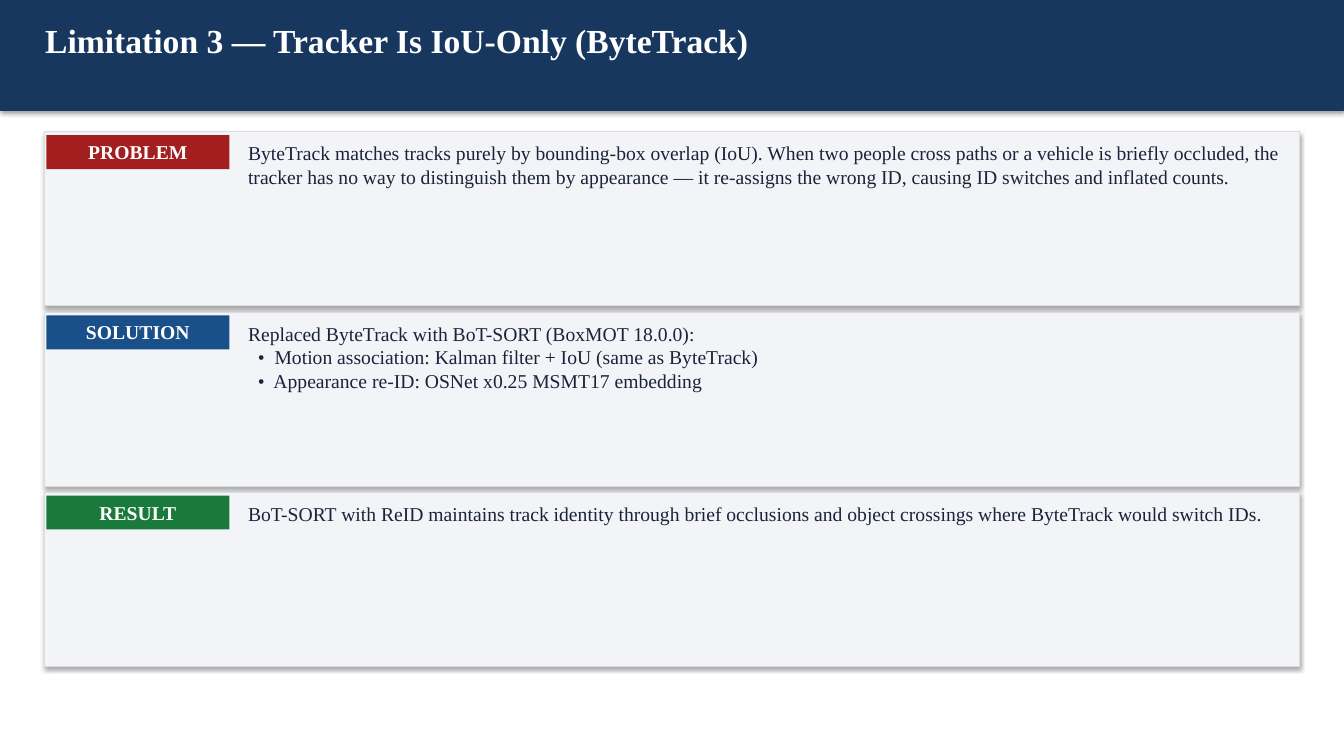
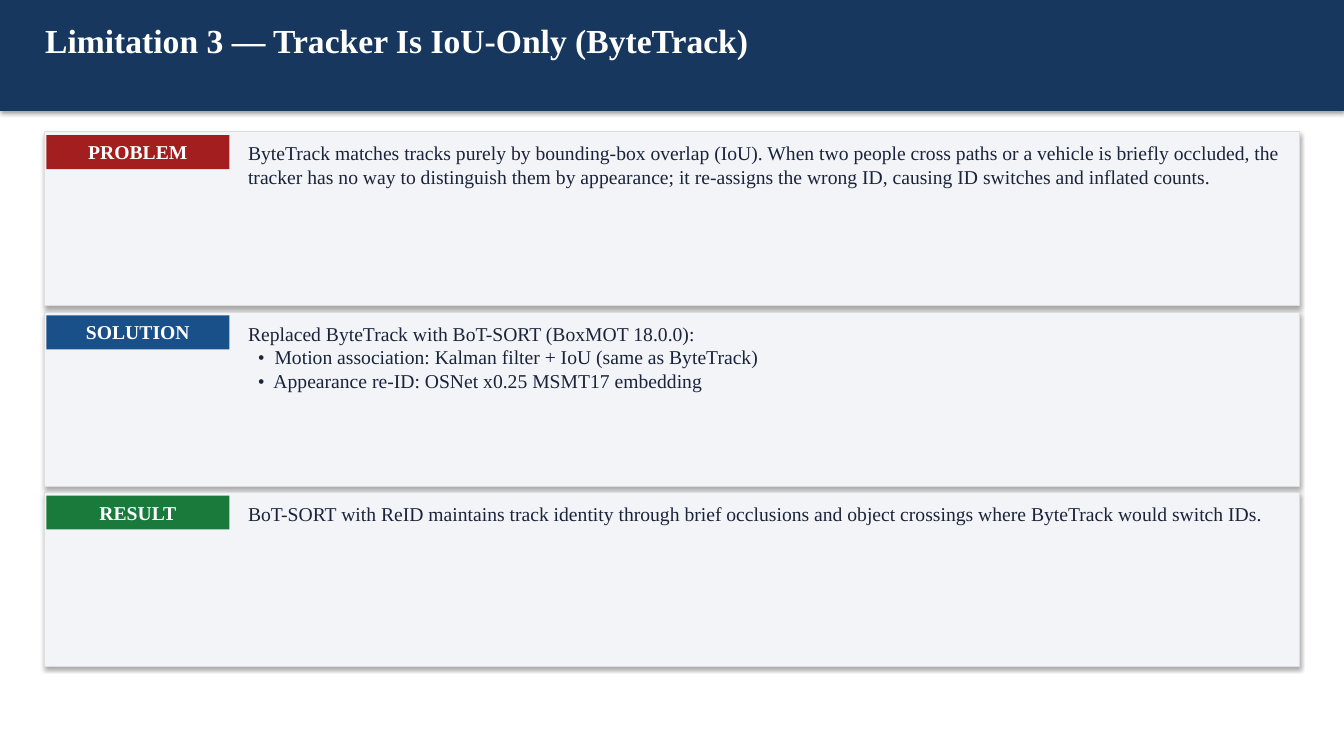
Before and after one commit to AmirHoseinTaherkhani/object-mapping, a slide deck: slide 8 of docs/slides_limitations_updated.pptx. Drawn at 1344x756 pixels with LibreOffice and Linux fonts; fonts in the diff are those of the drawing. Boxes give left, top, right and bottom in pixels: in the first picture for what was removed or moved away, otherwise in the second. Text is boxed around its words. In the diff, an @@ line names an element or a change of style, - is before the commit and + after.

```diff
--- a/docs/slides_limitations_updated.pptx
+++ b/docs/slides_limitations_updated.pptx
@@ text at (248,146,1278,189): text changed @@
-ByteTrack matches tracks purely by bounding-box overlap (IoU). When two people cross paths or a vehicle is briefly occluded, the tracker has no way to distinguish them by appearance — it re-assigns the wrong ID, causing ID switches and inflated counts.
+ByteTrack matches tracks purely by bounding-box overlap (IoU). When two people cross paths or a vehicle is briefly occluded, the tracker has no way to distinguish them by appearance; it re-assigns the wrong ID, causing ID switches and inflated counts.
```
Also in this commit, not shown: 4 other slides changed, 7 slides added, 1 other file.
